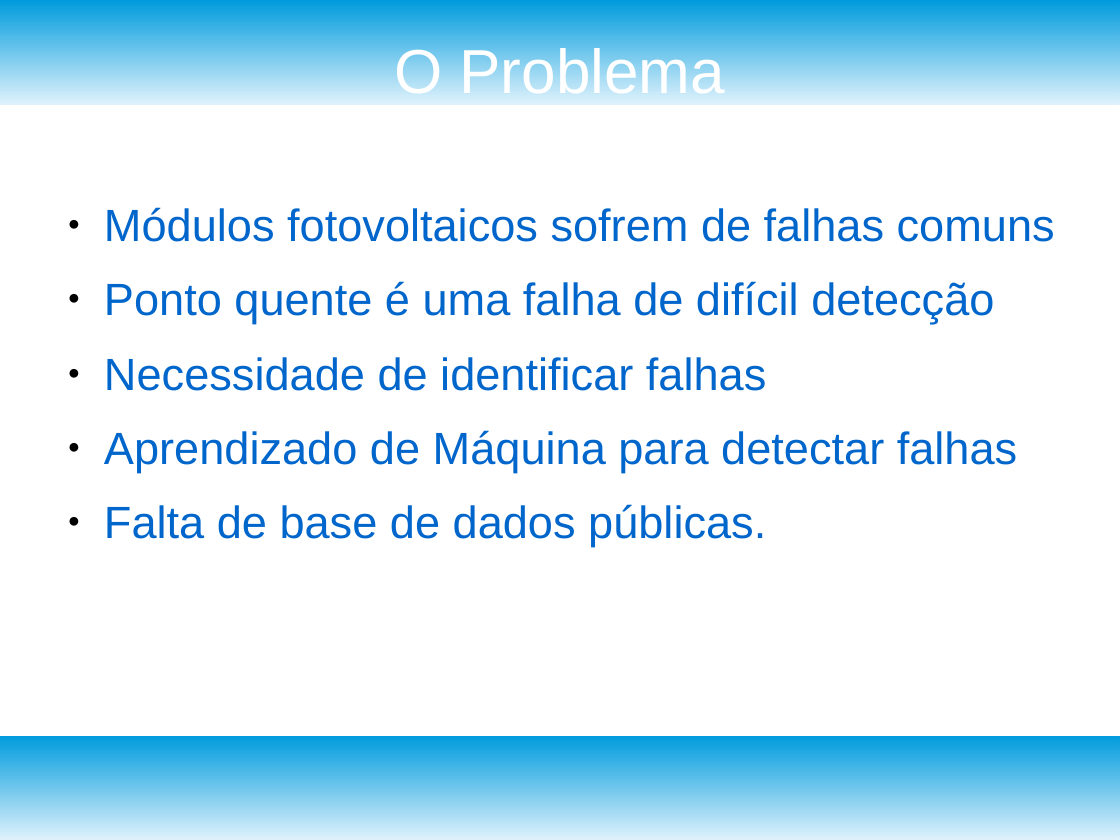
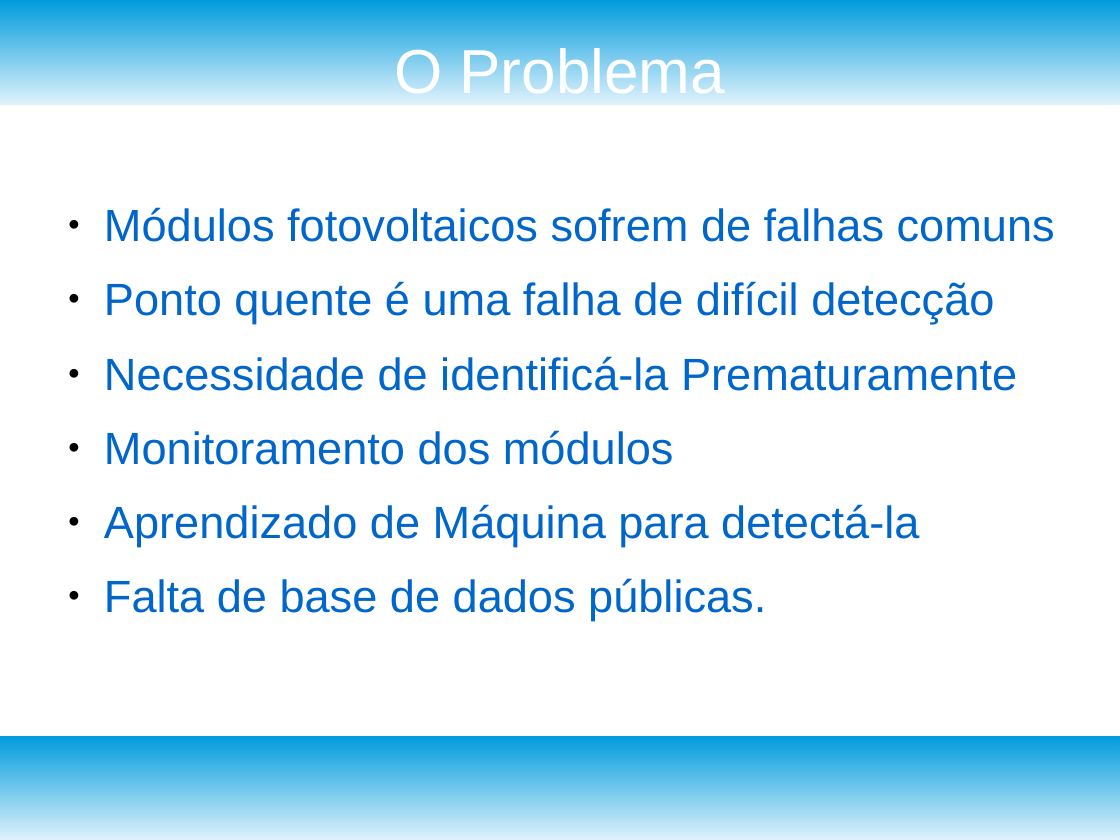
Before and after one commit to ErikJhones/Self-Organizing-Map-SOM-with-KNN, a slide deck: slide 2 of fuzzy/apresentacao.odp. Drawn at 1120x840 pixels with LibreOffice and Linux fonts; fonts in the diff are those of the drawing. Boxes give left, top, right and bottom in pixels: in the first picture for what was removed or moved away, otherwise in the second. Text is boxed around its words. In the diff, an @@ line names an element or a change of style, - is before the commit and + after.

```diff
--- a/fuzzy/apresentacao.odp
+++ b/fuzzy/apresentacao.odp
@@ text at [104,356,1017,547]: text changed @@
-● Necessidade de identificar falhas
-● Aprendizado de Máquina para detectar falhas
+● Necessidade de identificá-la Prematuramente
+● Monitoramento dos módulos
+● Aprendizado de Máquina para detectá-la
```
Also in this commit, not shown: 7 other slides changed, 6 slides added, 2 slides removed, 3 other files.
